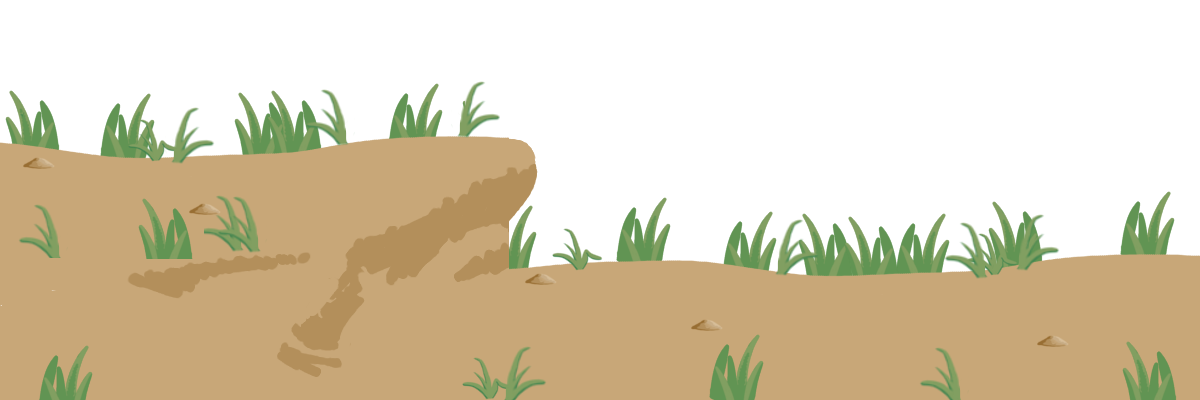
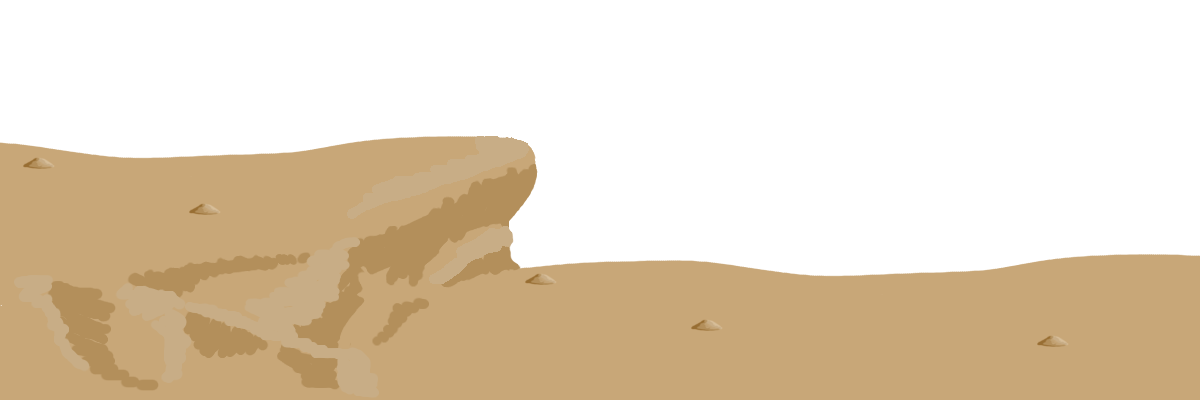
Comparing the layer stacks of the two 1200x400 images. Changes:
hid "trawy przednie" over [39, 198, 1177, 400]
hid "trawki" over [18, 81, 1060, 400]
added layer "śwetlo" above "z cieniem" over [14, 136, 529, 398]
painted on "z cieniem" over [47, 265, 459, 391]
hid "trawy tlene" over [5, 83, 1175, 284]
